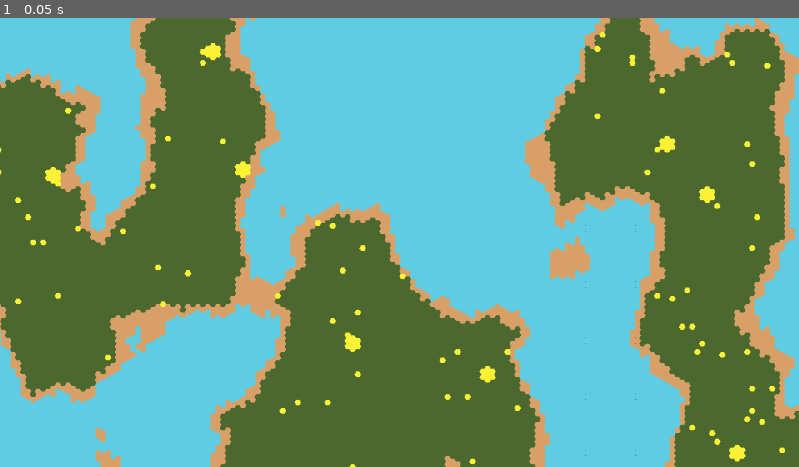
Above: before the commit, frame 1.
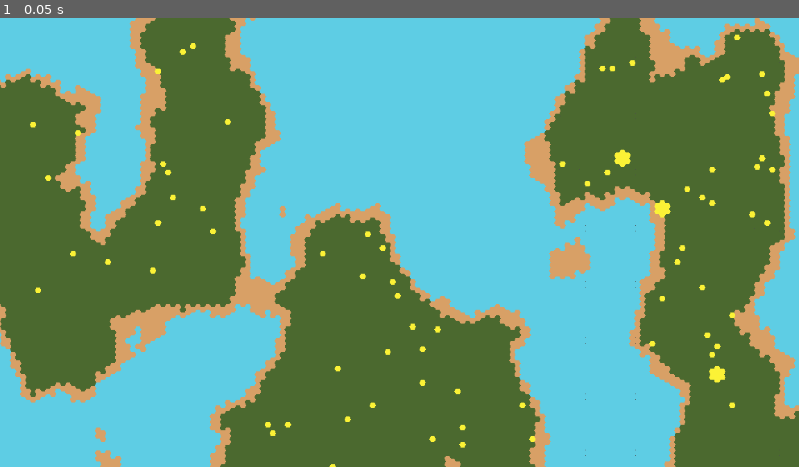
Above: after the commit, the same moment.

Repository: Barzeboi/sovereignty-prototype
Game: Godot game, scene res://Scenes/Worlds/world.tscn
The game is run twice, just before and just after one commit, with the same random seed, the same clock (stepped at 60 frames per second) and the same inputs. The project has no main scene, so this scene is started directly.
Inputs:
- Up to frame 1 (0.05 s): no input

The runs differ from the first frame. In frame 1, 2.0% of the frame differs, in the area x 0-99%, y 3-100%.

Commit message:
started on location generation

Diff:
--- a/Scenes/Worlds/world.tscn
+++ b/Scenes/Worlds/world.tscn
@@ -2,6 +2,7 @@
 
 [ext_resource type="Texture2D" uid="uid://d1qxrxprb8mgm" path="res://Assets/Tiles/simpletileset.png" id="1_0hgqg"]
 [ext_resource type="Script" uid="uid://b6i7kcu7ulc1p" path="res://Scripts/Worlds/proc_gen_map.gd" id="1_w0ae3"]
+[ext_resource type="Script" uid="uid://bgyft4kifyuhc" path="res://Scripts/Worlds/loc_map.gd" id="3_y2sdx"]
 
 [sub_resource type="TileSetAtlasSource" id="TileSetAtlasSource_y2sdx"]
 texture = ExtResource("1_0hgqg")
@@ -30,13 +31,16 @@
 
 [node name="World" type="Node2D" unique_id=1883085183]
 
-[node name="ProcGenMap" type="TileMapLayer" parent="." unique_id=1349358674]
+[node name="Layers" type="Node2D" parent="." unique_id=2085900429]
+
+[node name="ProcGenMap" type="TileMapLayer" parent="Layers" unique_id=1349358674]
 texture_filter = 1
 tile_set = SubResource("TileSet_fhqnu")
 script = ExtResource("1_w0ae3")
 noise_tex = SubResource("NoiseTexture2D_y2sdx")
 
+[node name="LocMap" type="TileMapLayer" parent="Layers" unique_id=720415482]
+script = ExtResource("3_y2sdx")
+
 [node name="Camera2D" type="Camera2D" parent="." unique_id=1413521087]
 zoom = Vector2(0.1, 0.1)
-
-[node name="TileMapLayer" type="TileMapLayer" parent="." unique_id=720415482]
--- /dev/null
+++ b/Scripts/Globals/event_call.gd
@@ -0,0 +1,5 @@
+extends Node
+
+
+signal map_gen_done
+signal location_gen_done
--- /dev/null
+++ b/Scripts/Globals/global.gd
@@ -0,0 +1,4 @@
+extends Node
+
+var width = 1000
+var height = 1000
--- /dev/null
+++ b/Scripts/Worlds/loc_map.gd
@@ -0,0 +1,11 @@
+extends TileMapLayer
+
+
+# Called when the node enters the scene tree for the first time.
+func _ready() -> void:
+	pass # Replace with function body.
+
+
+# Called every frame. 'delta' is the elapsed time since the previous frame.
+func _process(delta: float) -> void:
+	pass
--- a/Scripts/Worlds/proc_gen_map.gd
+++ b/Scripts/Worlds/proc_gen_map.gd
@@ -3,8 +3,8 @@
 @export var noise_tex: NoiseTexture2D
 var map_gen_done = false
 var noise: Noise
-var height: int = 800
-var width: int = 800
+var height: int = Global.height
+var width: int = Global.width
 var number: int = 0
 var rand_num: int
 var tile_data: TileData = TileData.new()
@@ -12,6 +12,7 @@
 var fertile_atlas: Vector2i = Vector2i(2,0)
 var water_atlas: Vector2i = Vector2i(3,0)
 var barren_atlas: Vector2i = Vector2i(4,0)
+
 
 func _ready() -> void:
 	noise = noise_tex.noise
--- a/project.godot
+++ b/project.godot
@@ -14,6 +14,18 @@
 config/features=PackedStringArray("4.6", "GL Compatibility")
 config/icon="res://icon.svg"
 
+[autoload]
+
+Global="*uid://dc3gn574q1gqd"
+EventCall="*uid://511tq81kls01"
+
+[file_customization]
+
+folder_colors={
+"res://Scenes/": "gray",
+"res://Scripts/": "green"
+}
+
 [physics]
 
 3d/physics_engine="Jolt Physics"
Not shown, added: Scripts/Globals/event_call.gd.uid
Not shown, added: Scripts/Globals/global.gd.uid
Not shown, added: Scripts/Worlds/loc_map.gd.uid
